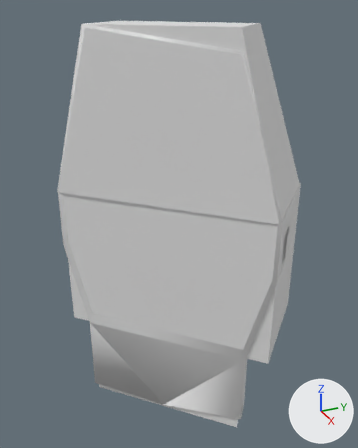
Renders of the Blender file engine_l_rear.blend from each side of a commit.
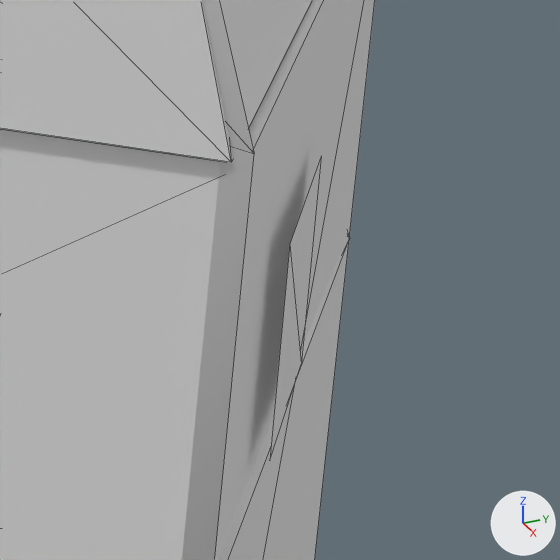
Each version appears first whole from a 50 mm camera at (-102.0, 141.0, 428.0) aimed at (-362.0, 258.0, 298.0), and next in a close-up on the part from 69% to 91% of the width and 45% to 62% of the height. Lighting does not change. The marker at lower right points along +X, +Y and +Z. The close-ups show mesh edges as thin lines. Materials are left out; every surface is plain grey. Objects named as collision shapes, trigger or cutter boxes, shadow casters or lower levels of detail are left out.

Objects in the first close-up: '$outer_cab', '$tread_back_left', 'albatross'.
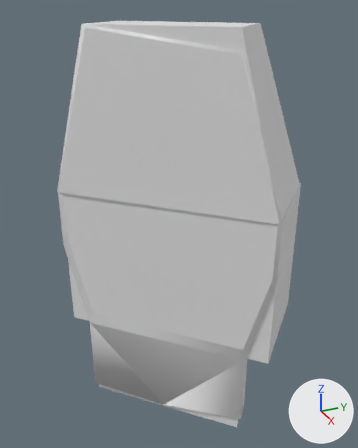
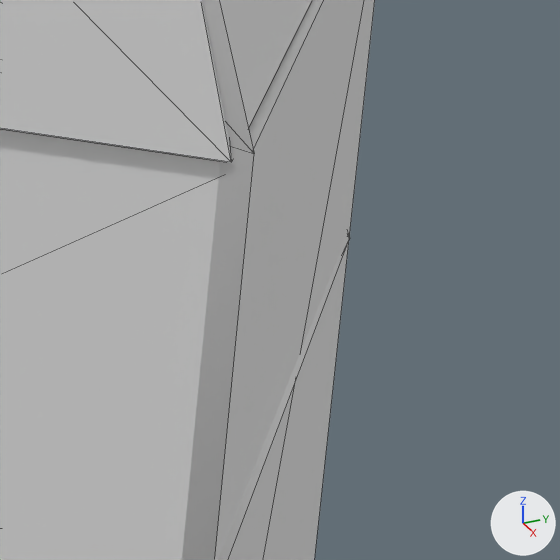
What differs and where, as boxes (x1, y1, x2, y2) in the close-ups (560 x 560 px):
part 1 of me_albatross, deleted: before (270, 157, 321, 458)

What changed in the scene script:
```text
Change me_albatross:
    where me_albatross.from_pydata(...)  # 98 vertices, 138 faces; spans x -431.0..-288.0, y 189.0..331.0, z 178.0..416.0
    used by ob_albatross; location = (0.0, 0.0, 0.0)
    me_albatross part 1: the loose piece of 4 vertices spanning x -312.0..-300.0, y 295.0..307.0, z 291.0..310.0 is deleted
```
